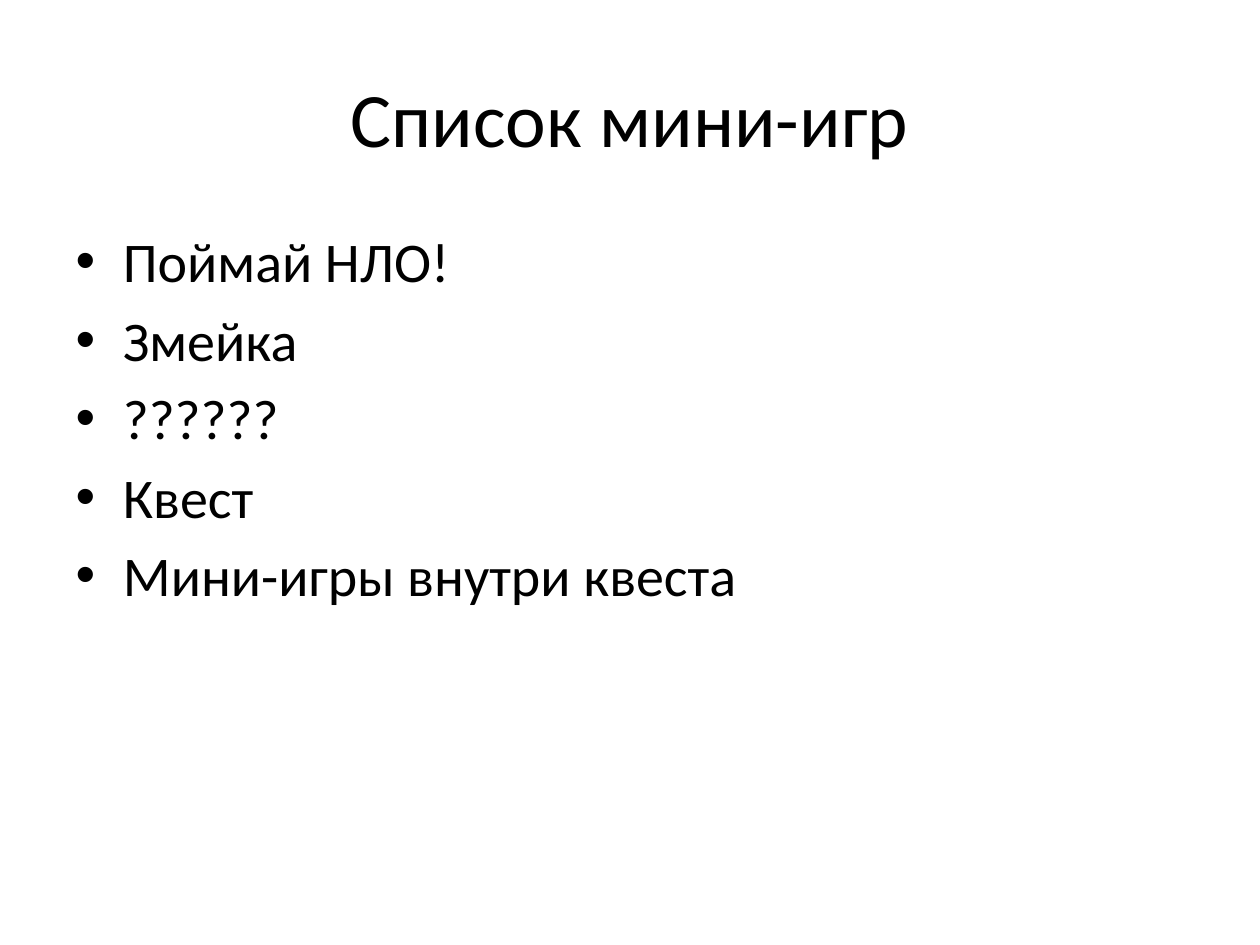
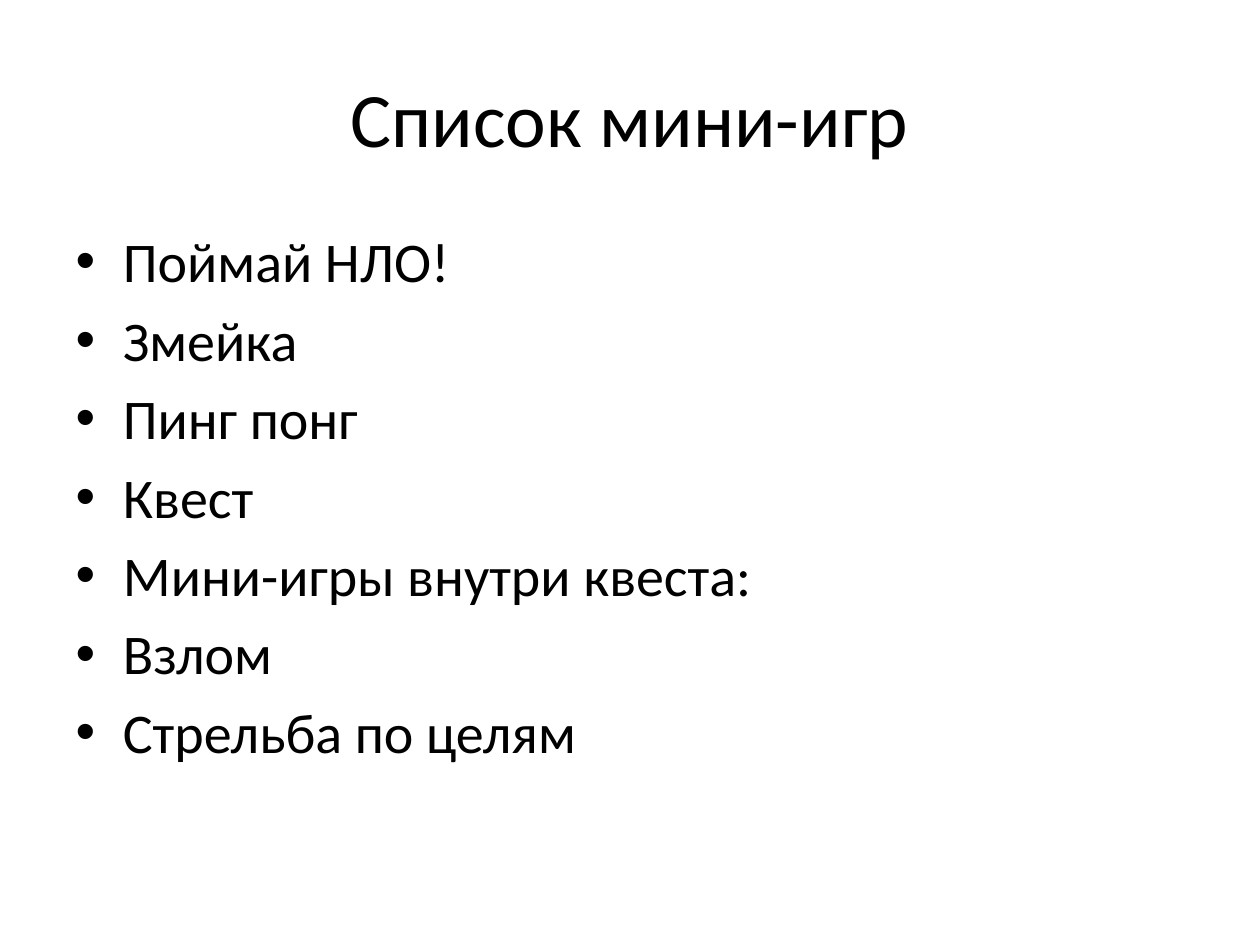
Before and after one commit to hecker0makhambet/PyQt_Project, a slide deck: slide 4 of Презентация Проекта.pptx. Drawn at 1260x945 pixels with LibreOffice and Linux fonts; fonts in the diff are those of the drawing; background and template pictures are left out. Boxes give left, top, right and bottom in pixels: in the first picture for what was removed or moved away, otherwise in the second. Text is boxed around its words. In the diff, an @@ line names an element or a change of style, - is before the commit and + after.

```diff
--- a/Презентация Проекта.pptx
+++ b/Презентация Проекта.pptx
@@ text at [123,403,358,440]: text changed @@
-• ??????
+• Пинг понг
@@ text at [123,560,751,763]: text changed @@
-• Мини-игры внутри квеста
+• Мини-игры внутри квеста:
+• Взлом
+• Стрельба по целям
```
Also in this commit, not shown: 1 other file.
